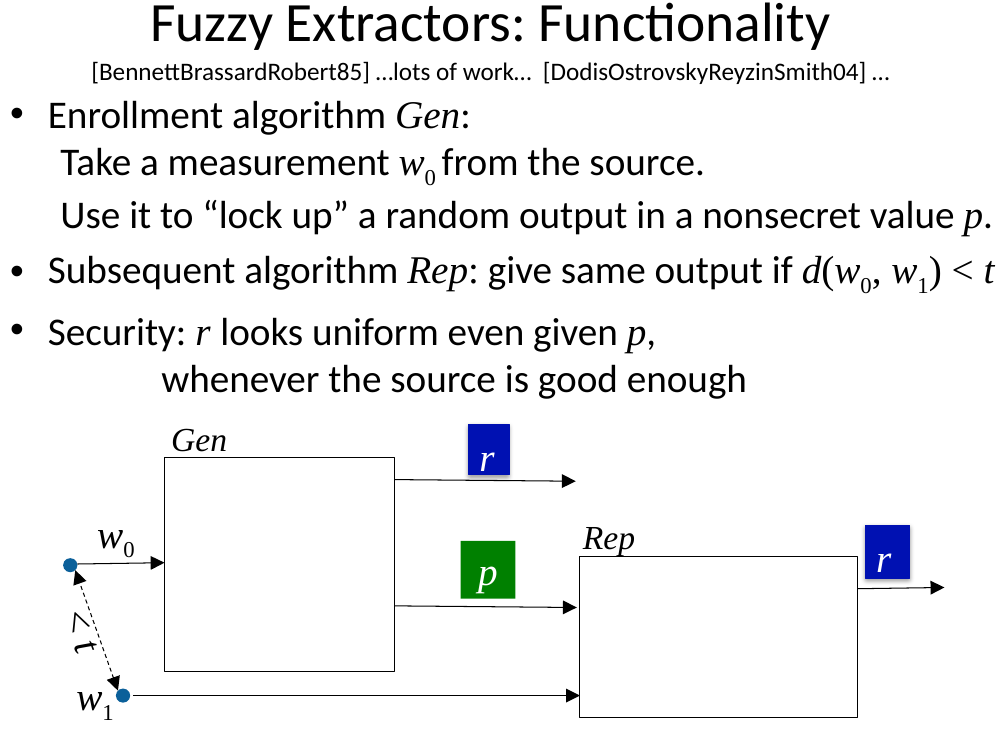
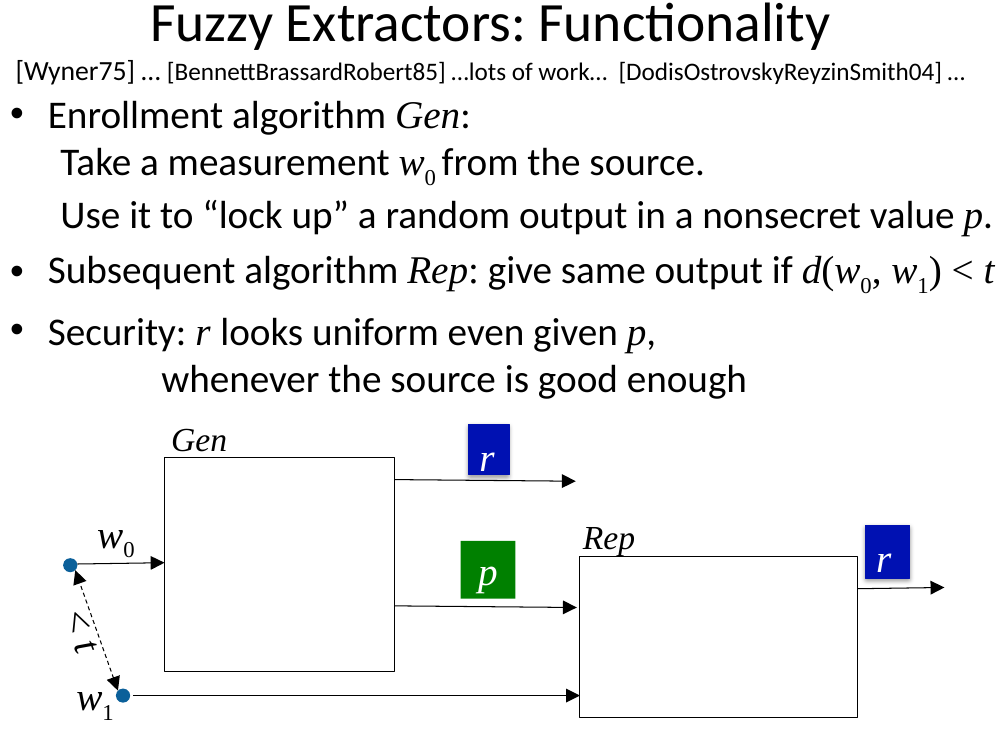
Before and after one commit to xianruimeng/comp-fuzzy-ext, a slide deck: slide 3 of constantRate/MoreErrorsThanEntropy-Allerton.pptx. Drawn at 1008x756 pixels with LibreOffice and Linux fonts; fonts in the diff are those of the drawing. Boxes give left, top, right and bottom in pixels: in the first picture for what was removed or moved away, otherwise in the second. Text is boxed around its words. In the diff, an @@ line names an element or a change of style, - is before the commit and + after.

```diff
--- a/constantRate/MoreErrorsThanEntropy-Allerton.pptx
+++ b/constantRate/MoreErrorsThanEntropy-Allerton.pptx
@@ title at (16, 2, 942, 85): text changed @@
-Fuzzy Extractors: Functionality
-[BennettBrassardRobert85] …lots of work… [DodisOstrovskyReyzinSmith04] …
+Fuzzy Extractors: Functionality
+[Wyner75] … [BennettBrassardRobert85] …lots of work… [DodisOstrovskyReyzinSmith04] …
```
Also in this commit, not shown: 1 other slide changed.
